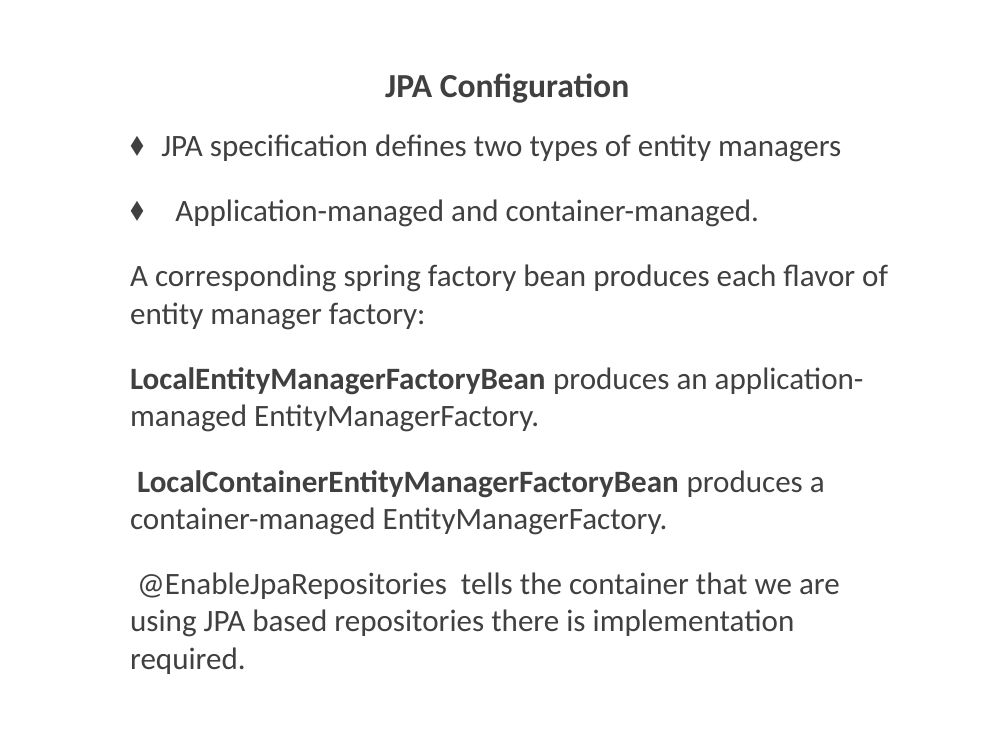
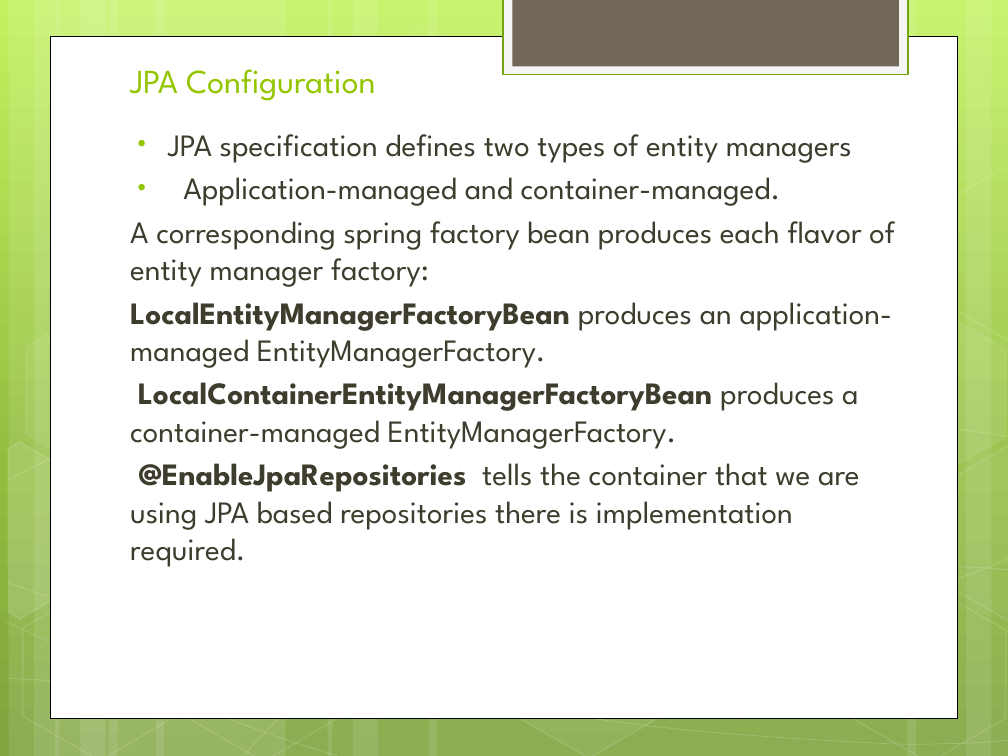
Before and after one commit to trvajjala/interview-preparation, a slide deck: slide 16 of documents/SpringCoreConcepts.pptx (slide 13 before the commit). Drawn at 1008x756 pixels with LibreOffice and Linux fonts; fonts in the diff are those of the drawing; background and template pictures are left out. Boxes give left, top, right and bottom in pixels: in the first picture for what was removed or moved away, otherwise in the second. Text is boxed around its words. In the diff, an @@ line names an element or a change of style, - is before the commit and + after.

```diff
--- a/documents/SpringCoreConcepts.pptx
+++ b/documents/SpringCoreConcepts.pptx
@@ background picture (left out) to gradient #C3F35F to #93BF3F to #81A53E @@
@@ rectangle added at (503, 0, 908, 75), fill #F5F5F5, outline #74A510 1.25 pt @@
@@ rectangle added at (512, 0, 898, 67), fill #71685A @@
@@ rectangle added at (50, 36, 958, 718), fill #FFFFFF, outline #000000 0.5 pt @@
@@ title "JPA Configuration" at (130, 69, 375, 101): font Calibri to League Spartan, text colour #404040 to #94C600, bold off; alignment centre to left; line spacing 52pt to 1; vertical alignment middle to bottom @@
@@ text "JPA specification defines two types ..." at (130, 134, 894, 567): font Calibri to League Spartan, text colour #404040 to #3E3D2D; bold on in "@EnableJpaRepositories"; bullet ⬧ to •; less space between paragraphs @@
@@ group added at (0, 0, 1008, 756): 12 rectangles, 8 freeform shapes, 8 hexagons @@
```
Also in this commit, not shown: 12 other slides changed, 5 slides added, 11 other files.
